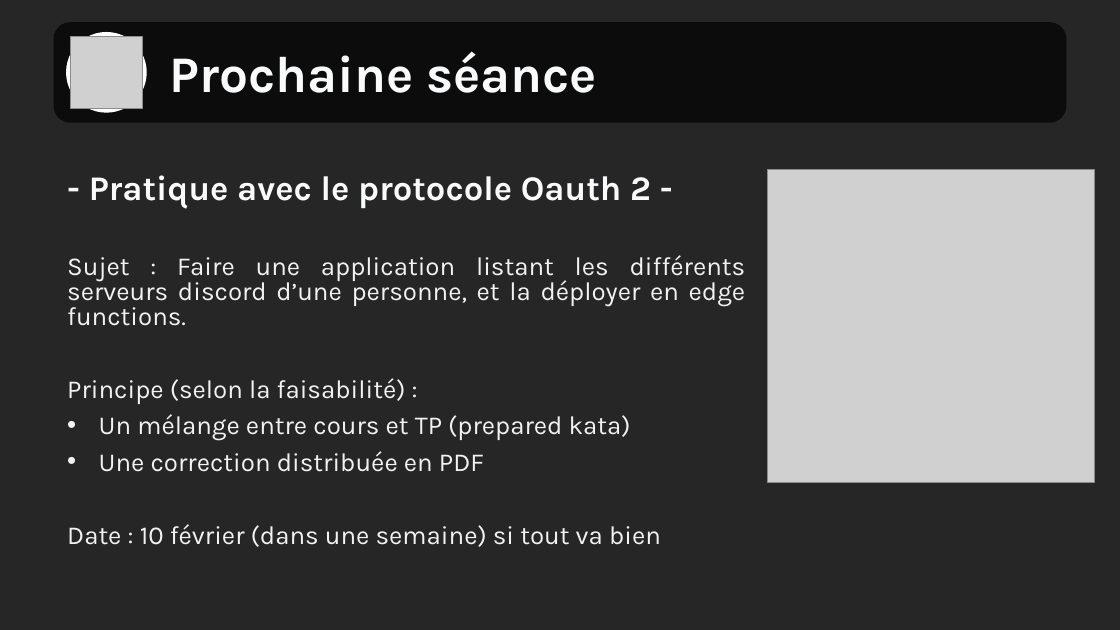
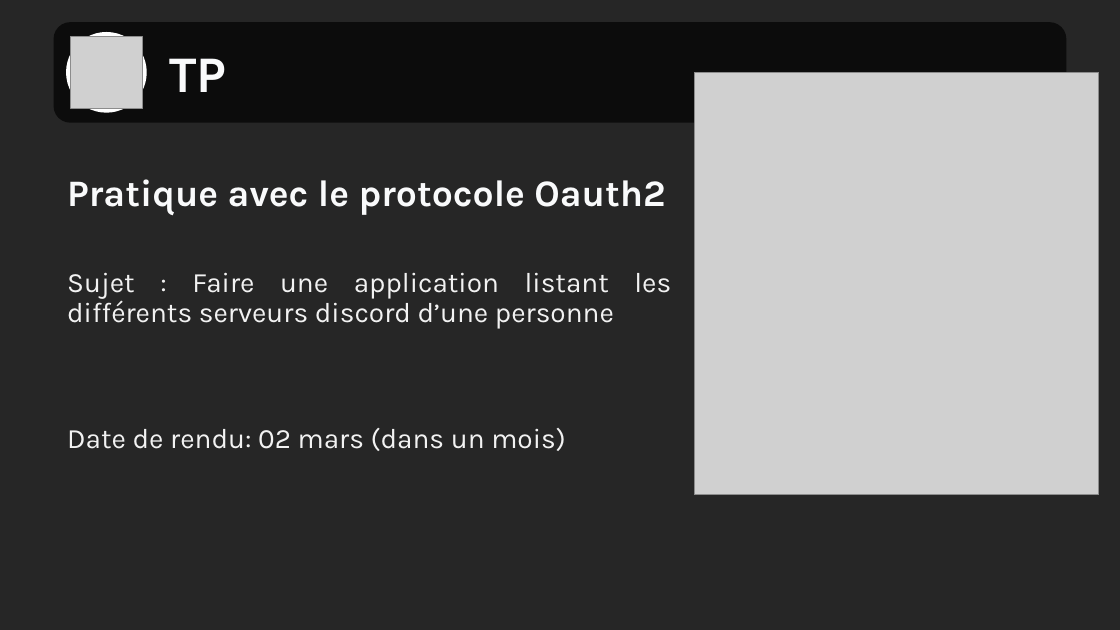
Before and after one commit to OnePantheon/Ateliers-deno, a slide deck: slide 17 of 01 - Introduction/documents/Introduction à Deno.pptx. Drawn at 1120x630 pixels with LibreOffice and Linux fonts; fonts in the diff are those of the drawing; grey boxes stand for pictures; background and template pictures are left out. Boxes give left, top, right and bottom in pixels: in the first picture for what was removed or moved away, otherwise in the second. Text is boxed around its words. In the diff, an @@ line names an element or a change of style, - is before the commit and + after.

Commit message:
seance2: Création du sujet et de la solution

```diff
--- a/01 - Introduction/documents/Introduction à Deno.pptx
+++ b/01 - Introduction/documents/Introduction à Deno.pptx
@@ text at bbox=[169, 58, 226, 92]: text changed @@
-Prochaine séance
+TP
@@ picture: place and size @@
-picture at bbox=[768, 170, 1094, 482]
+picture at bbox=[694, 72, 1099, 495]
@@ text at bbox=[67, 179, 671, 451]: text changed; size 22.2 to 24 pt @@
-- Pratique avec le protocole Oauth 2 -
-Sujet : Faire une application listant les différents serveurs discord d’une personne, et la déployer en edge functions.
-Principe (selon la faisabilité) :
-• Un mélange entre cours et TP (prepared kata)
-• Une correction distribuée en PDF
-Date : 10 février (dans une semaine) si tout va bien
+Pratique avec le protocole Oauth2
+Sujet : Faire une application listant les différents serveurs discord d’une personne
+Date de rendu: 02 mars (dans un mois)
```
Also in this commit, not shown: 6 other files.
